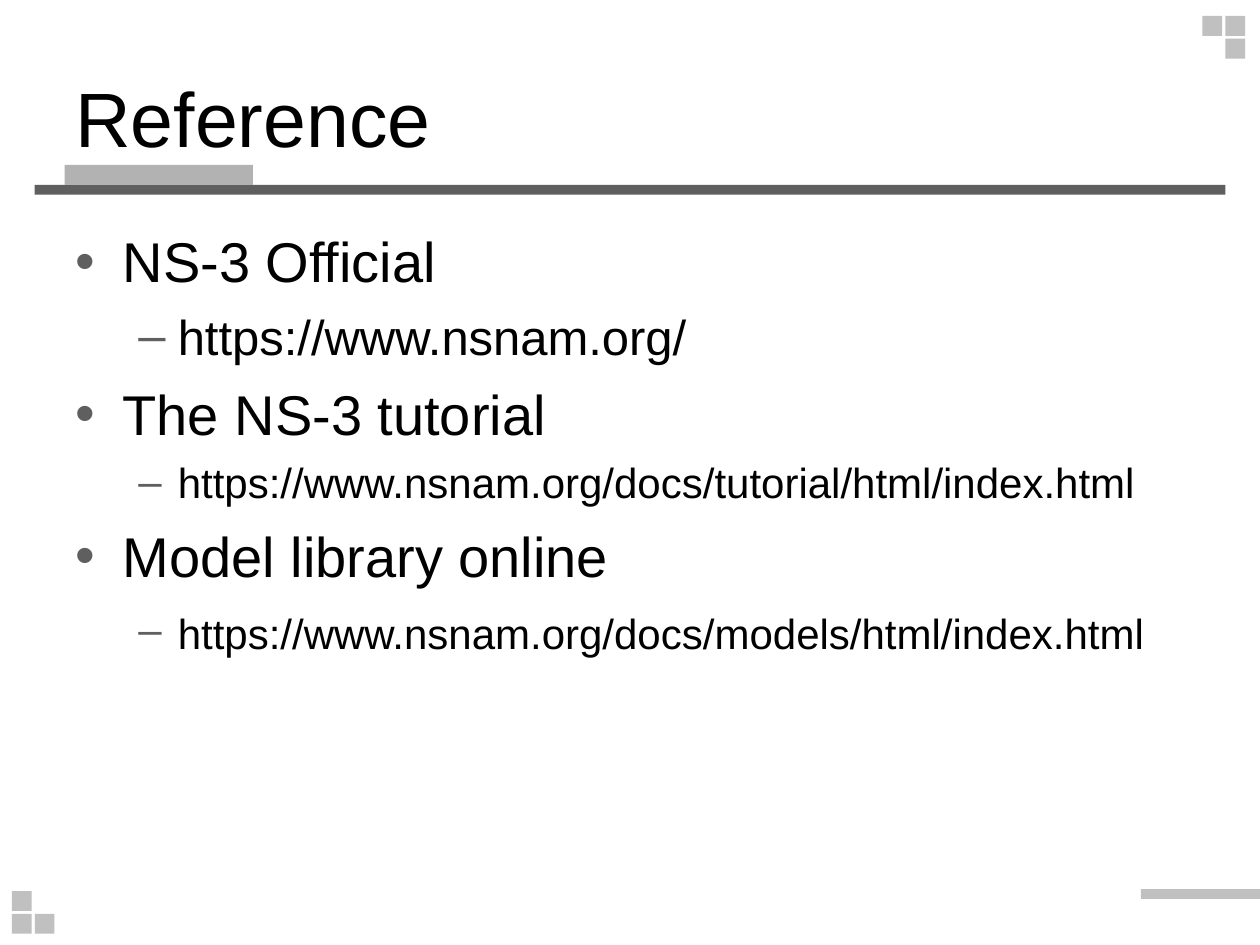
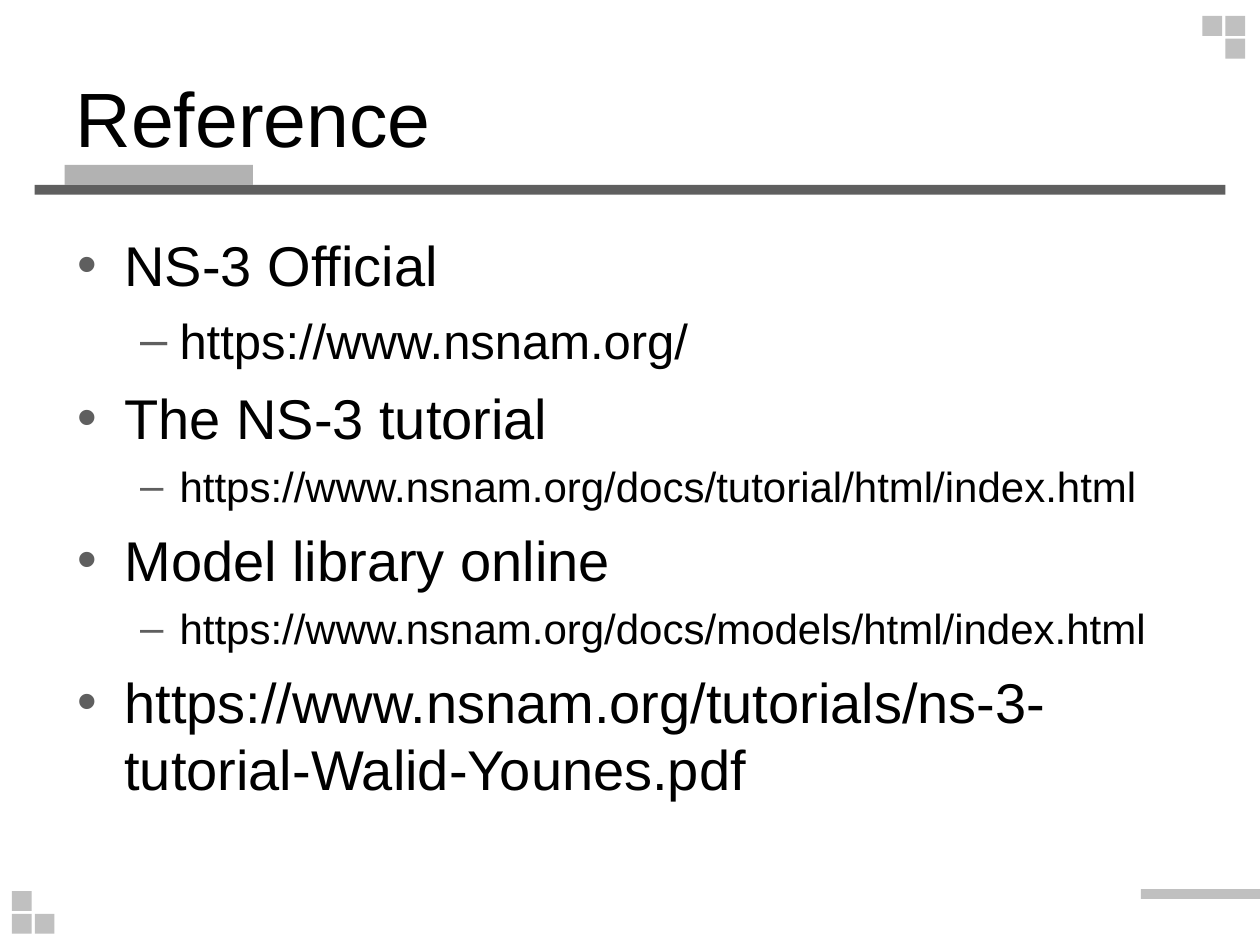
Before and after one commit to wlshiu/my_note, a slide deck: slide 19 of note_vg/ns3_intro.ppt (slide 14 before the commit). Drawn at 1260x945 pixels with LibreOffice and Linux fonts; fonts in the diff are those of the drawing. Boxes give left, top, right and bottom in pixels: in the first picture for what was removed or moved away, otherwise in the second. Text is boxed around its words. In the diff, an @@ line names an element or a change of style, - is before the commit and + after.

Commit message:
add tutorial code

```diff
--- a/note_vg/ns3_intro.ppt
+++ b/note_vg/ns3_intro.ppt
@@ text at [180,613,1146,653]: less space between paragraphs @@
@@ text at [124,682,1045,801]: paragraph added @@
+• https://www.nsnam.org/tutorials/ns-3-tutorial-Walid-Younes.pdf
```
Also in this commit, not shown: 3 other slides changed, 20 slides added, 1 slide removed.
